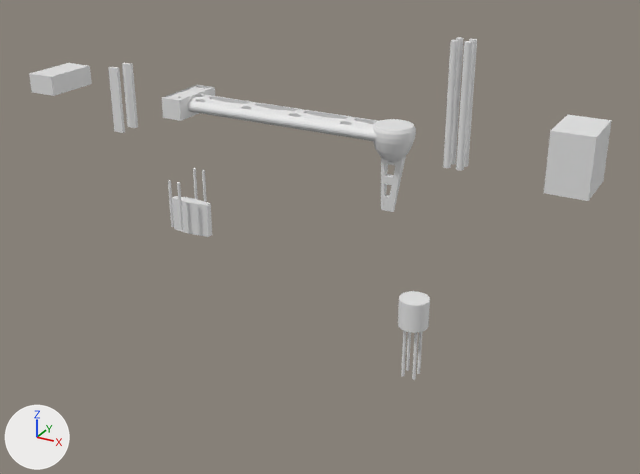
What one commit did to the Blender file arm.blend.
Rendered twice from a 50 mm lens placed at (36.1, -69.3, 27.3), pointed at (-1.3, -1.2, -6.7). The lights are fixed; the arrows at lower left show +X, +Y and +Z.

Objects in the first picture: 'Arm Cylinder', 'Attachment Bracket', 'Cube', 'Hexagonal Cutout Tool', 'Pentagonal Cutout', 'Screw Insets', 'motor', 'motor screws'.
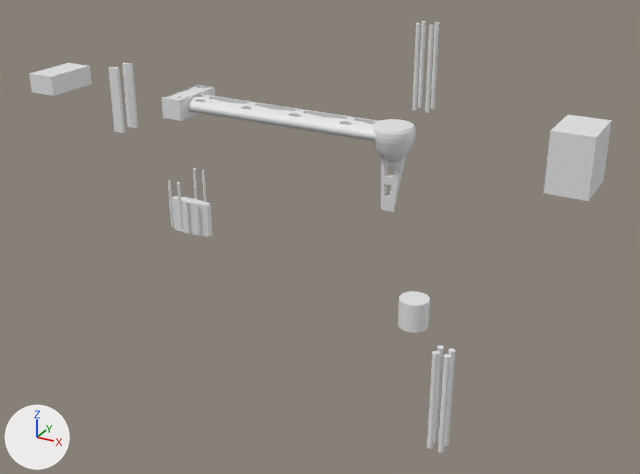
Commit message: Resized screws to m3.5

Diff of the bpy script that builds the scene:
```diff
--- a/arm.blend.py
+++ b/arm.blend.py
@@ me_cylinder_012 @@
 # used by ob_motor_screws; location = (9.03, -2.21, -11.93); rotation_euler = (0.0, -6.283, 1.571), in degrees (0, -360, 90); scale = (0.0537, 0.0537, 2.44)
-me_cylinder_012.from_pydata(...)  # 260 vertices, 136 faces, 8 loose edges; spans x -13.3..13.3, y -13.3..13.4, z -2.6..-0.6
+me_cylinder_012.from_pydata(...)  # 260 vertices, 136 faces, 8 loose edges; spans x -13.8..13.8, y -13.8..13.8, z -1.5..1.5
+# me_cylinder_012 part 1: 65 of 260 vertices moved; they spanned x -13.3..-7.7, y 7.8..13.4, z -2.6..-0.6 and now span x -13.8..-7.2, y 7.2..13.8, z -1.5..1.5; mean shift (0.0, 0.0, 1.6); largest move (-11.1, 7.8, -0.6) -> (-11.2, 7.3, 1.5)
+# me_cylinder_012 part 2: 65 of 260 vertices moved; they spanned x 7.7..13.3, y -13.3..-7.7, z -2.6..-0.6 and now span x 7.2..13.8, y -13.8..-7.2, z -1.5..1.5; mean shift (0.0, -0.1, 1.6); largest move (10.0, -13.2, -0.6) -> (9.9, -13.7, 1.5)
+# me_cylinder_012 part 3: 65 of 260 vertices moved; they spanned x -13.3..-7.7, y -13.3..-7.7, z -2.6..-0.6 and now span x -13.8..-7.2, y -13.8..-7.2, z -1.5..1.5; mean shift (0.0, -0.1, 1.6); largest move (-11.1, -13.2, -0.6) -> (-11.2, -13.7, 1.5)
+# me_cylinder_012 part 4: 65 of 260 vertices moved; they spanned x 7.7..13.3, y 7.8..13.4, z -2.6..-0.6 and now span x 7.2..13.8, y 7.2..13.8, z -1.5..1.5; mean shift (0.0, 0.0, 1.6); largest move (10.0, 7.8, -0.6) -> (9.9, 7.3, 1.5)
@@ ob_motor_screws @@
 ob_motor_screws = bpy.data.objects.new('motor screws', me_cylinder_012)
-ob_motor_screws.location = (9.03, -2.21, -11.93)
-ob_motor_screws.rotation_euler = (0.0, -6.283, 1.571)  # degrees (0, -360, 90)
+ob_motor_screws.location = (9.02, -2.21, 10.94)
+ob_motor_screws.rotation_euler = (3.142, -6.283, 1.571)  # degrees (180, -360, 90)
 ob_motor_screws.scale = (0.0537, 0.0537, 2.44)
@@ ob_screw_insets @@
 ob_screw_insets = bpy.data.objects.new('Screw Insets', me_cylinder_010)
-ob_screw_insets.location = (12.25, -2.47, 8.27)
+ob_screw_insets.location = (12.25, -2.47, -19.99)
 ob_screw_insets.rotation_euler = (0.0, -6.283, 1.571)  # degrees (0, -360, 90)
```

Where the change shows, as pixel boxes (x1, y1, x2, y2) in the pictures (640 x 474 px; the box of a moved part takes in the faces that stretch with it):
'Screw Insets', moved
    before: (443, 37, 477, 171)
    after: (427, 345, 455, 453)
'motor screws', reshaped, moved, turned
    before: (401, 330, 422, 380)
    after: (412, 21, 439, 113)
part 1 of me_cylinder_012, moved or reshaped
    before: (401, 330, 406, 376)
    after: (425, 24, 434, 113)
part 2 of me_cylinder_012, moved or reshaped
    before: (417, 332, 422, 374)
    after: (418, 21, 426, 108)
part 3 of me_cylinder_012, moved or reshaped
    before: (412, 333, 418, 380)
    after: (412, 23, 420, 111)
part 4 of me_cylinder_012, moved or reshaped
    before: (406, 332, 411, 371)
    after: (430, 22, 439, 109)
